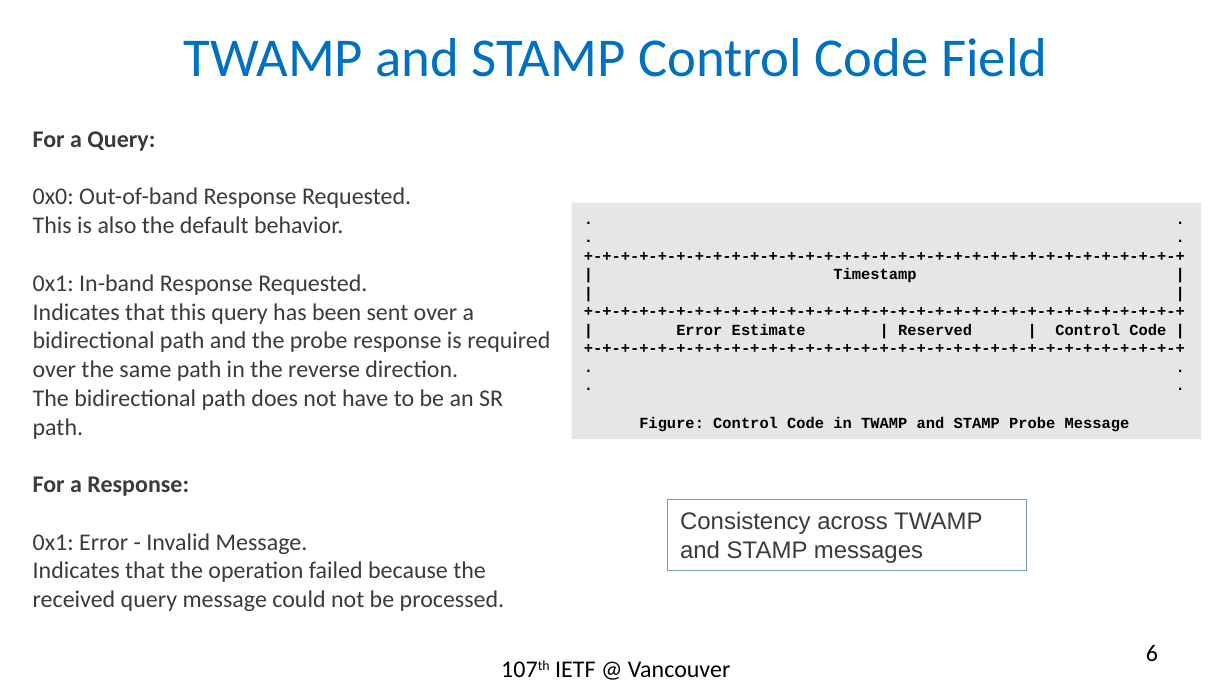
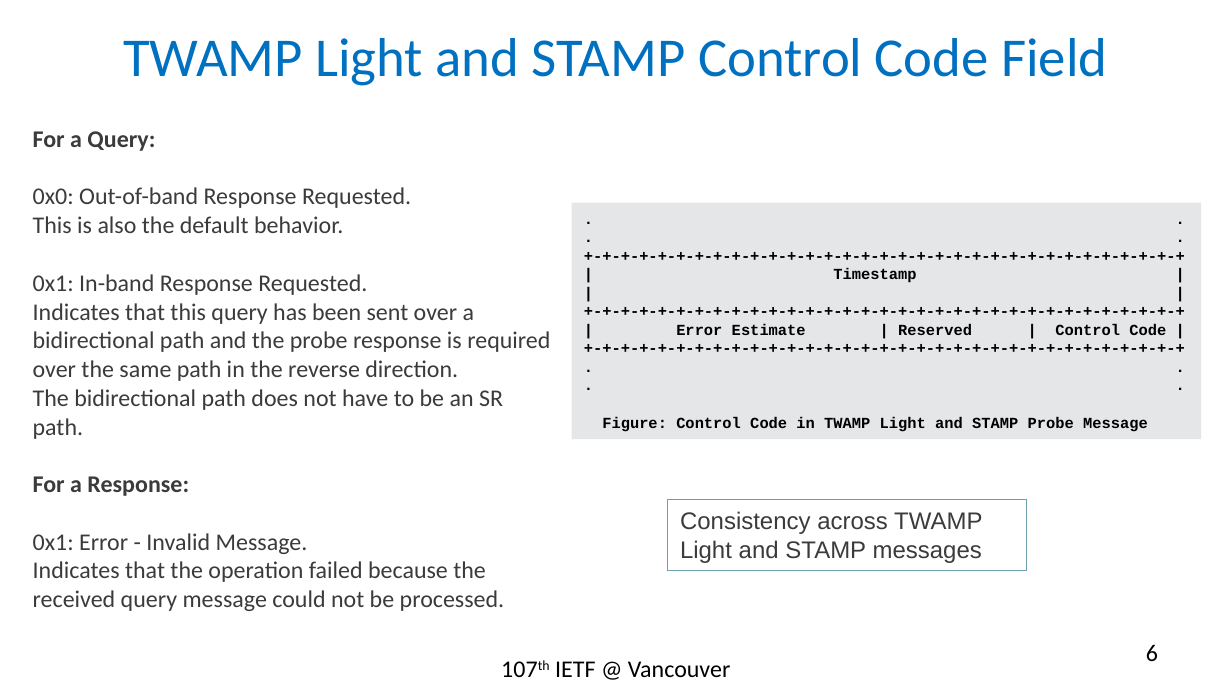
Before and after one commit to rakgandhi/ietf-slides, a slide deck: slide 6 of draft-gandhi-spring-twamp-srpm-07.pptx. Drawn at 1232x693 pixels with LibreOffice and Linux fonts; fonts in the diff are those of the drawing. Boxes give left, top, right and bottom in pixels: in the first picture for what was removed or moved away, otherwise in the second. Text is boxed around its words. In the diff, an @@ line names an element or a change of style, - is before the commit and + after.

```diff
--- a/draft-gandhi-spring-twamp-srpm-07.pptx
+++ b/draft-gandhi-spring-twamp-srpm-07.pptx
@@ title at (123, 38, 1107, 86): text changed @@
-TWAMP and STAMP Control Code Field
+TWAMP Light and STAMP Control Code Field
@@ text in rectangle at (602, 416, 1148, 432): text changed @@
-Figure: Control Code in TWAMP and STAMP Probe Message
+Figure: Control Code in TWAMP Light and STAMP Probe Message
@@ text in rectangle at (680, 511, 982, 563): text changed @@
-Consistency across TWAMP and STAMP messages
+Consistency across TWAMP Light and STAMP messages
```
Also in this commit, not shown: 8 other slides changed.
